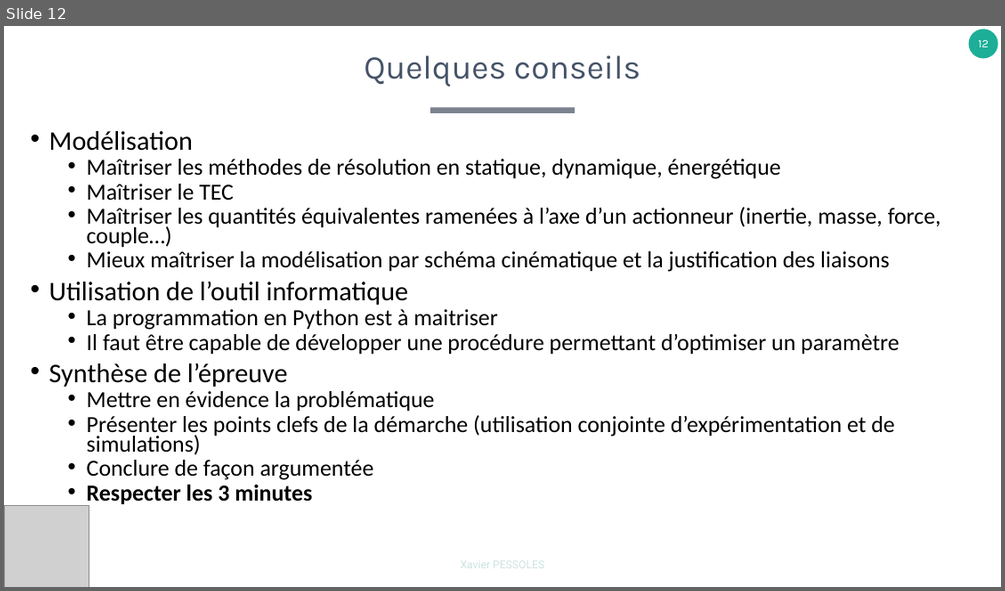
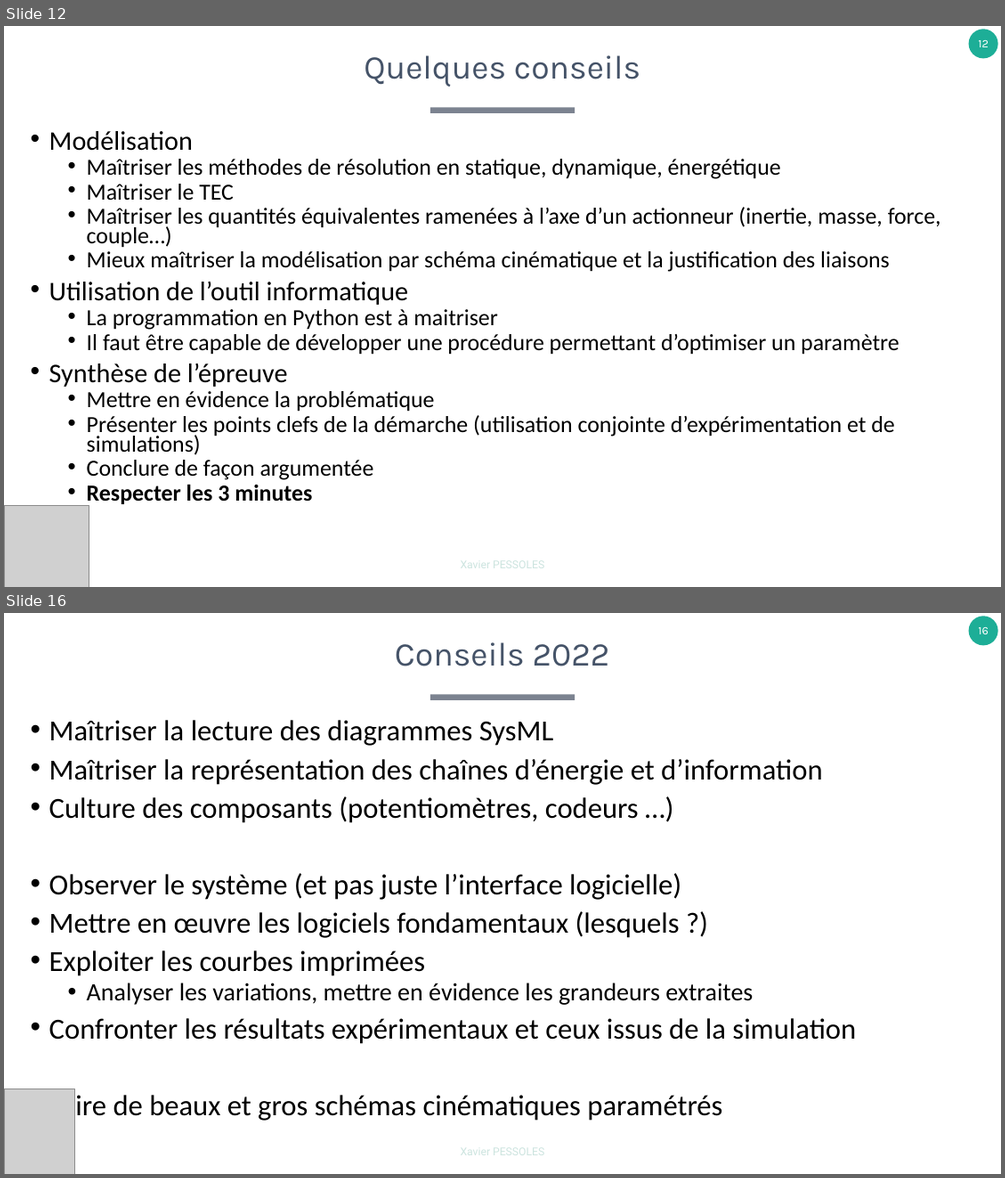
Before and after one commit to xpessoles/TP_Concours, a slide deck: A_Organisation/EpreuvesOralesCPGE.pptx. Shown one above the other, each under a label of ours: slide 12 before the commit, slides 12 and 16 after it; the slides between them are not shown. The pictures are 1005x591 and 1005x1178 pixels, drawn with LibreOffice and Linux fonts; fonts in the diff are those of the drawing; grey boxes stand for pictures. Boxes give left, top, right and bottom in pixels: in the first picture for what was removed or moved away, otherwise in the second. Text is boxed around its words. In the diff, an @@ line names an element or a change of style, - is before the commit and + after.

```diff
--- a/A_Organisation/EpreuvesOralesCPGE.pptx
+++ b/A_Organisation/EpreuvesOralesCPGE.pptx
@@ slide 16 added at bbox=[4, 613, 1001, 1174], background #FFFFFF; not listed: 2 template elements that a slide beside it also shows @@
@@ title added at bbox=[395, 642, 610, 666], 32 pt, text #455368 @@
+Conseils 2022
@@ text added at bbox=[49, 720, 856, 1122], 28 pt, text #000000 @@
+• Maîtriser la lecture des diagrammes SysML
+• Maîtriser la représentation des chaînes d’énergie et d’information
+• Culture des composants (potentiomètres, codeurs …)
+• Observer le système (et pas juste l’interface logicielle)
+• Mettre en œuvre les logiciels fondamentaux (lesquels ?)
+• Exploiter les courbes imprimées
+  • Analyser les variations, mettre en évidence les grandeurs extraites
+• Confronter les résultats expérimentaux et ceux issus de la simulation
+• Faire de beaux et gros schémas cinématiques paramétrés
@@ picture added at bbox=[4, 1089, 74, 1174] @@
```
Also in this commit, not shown: 2 slides changed, 6 other slides added, 1 slide removed.
